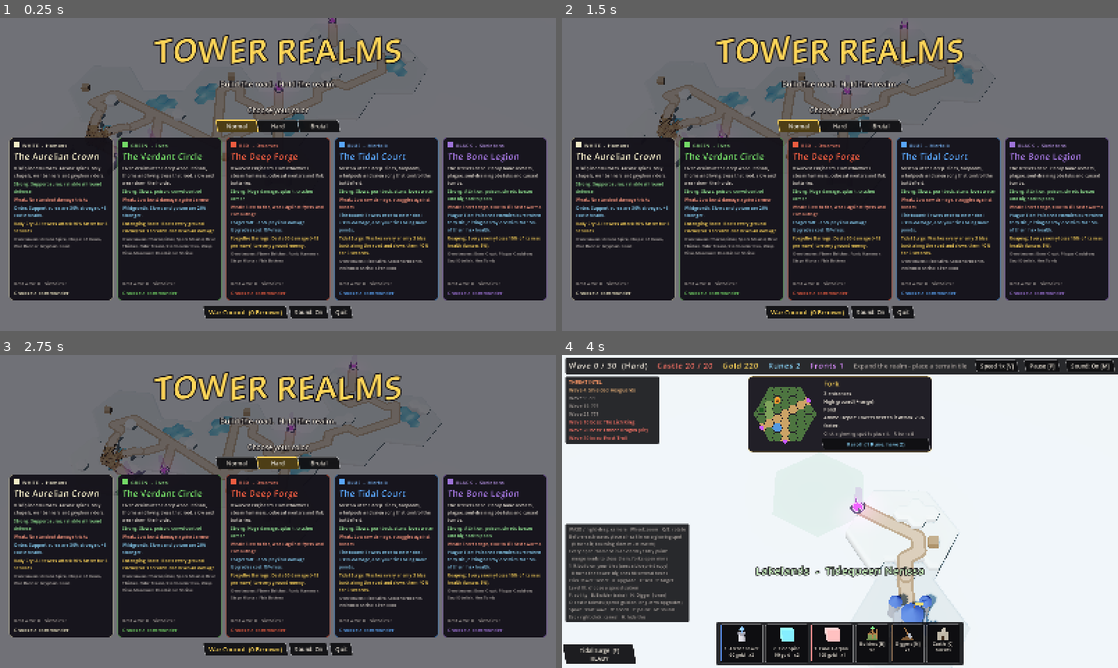
Above: before the commit, frames 1-4 (two rows, left to right).
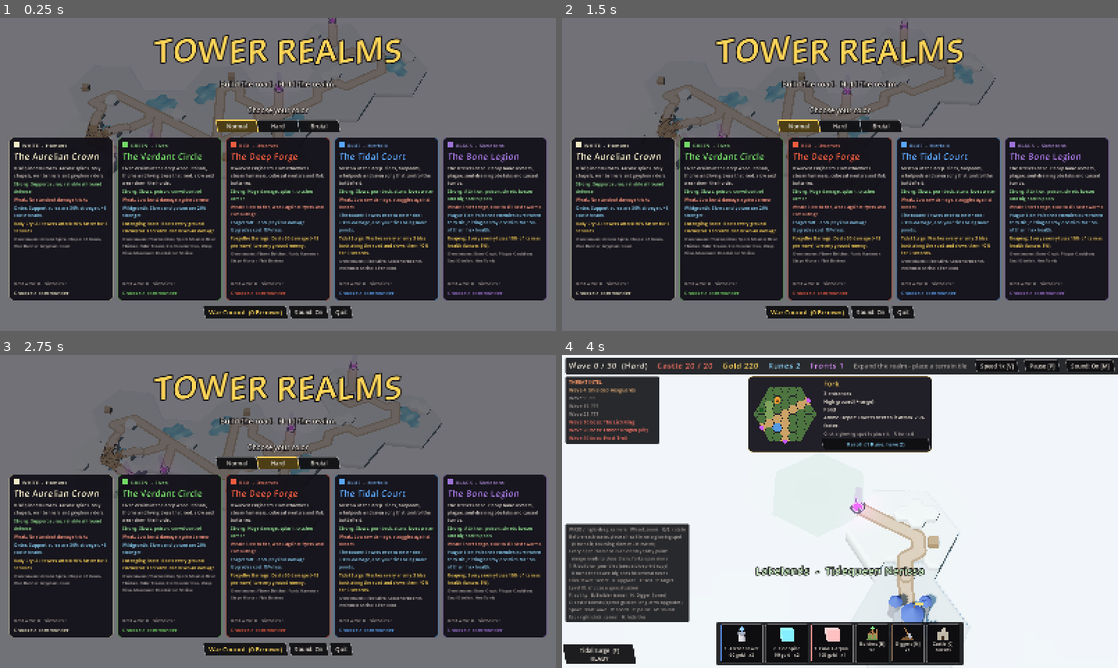
Above: after the commit, the same moments.

Repository: munkeemann/Tower_Defense
Game: Godot game, scene res://scenes/main.tscn
The game is run twice, just before and just after one commit, with the same random seed, the same clock (stepped at 60 frames per second) and the same inputs.
Inputs (mouse positions are in pixels of both pictures, inside the frame that each line leads up to):
- Up to frame 1 (0.25 s): no input
- Up to frame 2 (1.5 s): click "Normal" at 0.5 s; click "Normal" at 1.25 s
- Up to frame 3 (2.75 s): click "Hard" at 2 s
- Up to frame 4 (4 s): tap Enter at 2.75 s; move the mouse to (962, 495) at 2.77 s; hold D 2.78-3.5 s; hold Q 2.78-3.5 s; click (962, 495) at 2.92 s; tap Space at 3.02, 3.32 s; click (840, 524) at 3.5 s

The runs differ from the first frame. In frame 1, less than 0.1% of the frame differs, in the area x 20-77%, y 17-50%; in frame 2, less than 0.1%; in frame 3, less than 0.1%; in frame 4, less than 0.1%, in the area x 51-73%, y 58-100%.

Commit message:
5. Plain grass around a raised board
- The striped backdrop and its spotlight decal are gone (Board.spotlight = false).
- The land outside your tiles is plain grass: a muted green at about half the map's
  saturation, shaded by three octaves of value noise plus a few sun-dried patches, no
  texture tiling. No groves or rocks out there (their RNG rolls still run, so seeds grow
  the same maps); the far tree line stays but no longer casts shadows.
- The grass drops from y -0.9 to -1.6, and walls below tile level are drawn as the
  board's edge: a pale stone lip over earth strata that darken toward the grass.
- Light horizon haze instead of the spotlight fade.
- Perf at 1280x800 (this PC, vsync off): 219 fps before, 226 after.

Co-Authored-By: Claude Opus 5.5 <noreply@anthropic.com>

Diff:
--- a/scripts/board.gd
+++ b/scripts/board.gd
@@ -23,7 +23,7 @@
 ## Outside your tiles the world is a flat, slightly lower backdrop meadow, so every placed tile stands
 ## out as a raised block with rounded edges.
 const BACKDROP := -2
-const BACKDROP_Y := -0.9
+const BACKDROP_Y := -1.6        # the grass around the board sits well below it, so your tiles read as a raised board
 const BACKDROP_TINT := Color(0.7, 0.76, 0.66)
 const FRONTIER_WALLS := false
 const NONE := Vector2i(99999, 99999)
@@ -214,16 +214,11 @@
 			if wild_h.has(g):
 				continue
 			wild_h[g] = BACKDROP
+			# the backdrop is plain grass; the old grove rolls still run so a seed grows the same map
 			var p := Hex.to_world(g)
-			var ty := T.GRASS
-			# a few small groves, not a ring of forest: the backdrop should stay quiet
-			if tn.get_noise_2d(p.x, p.z) > 0.5 and rng.randf() < 0.22:
-				ty = T.TREE
-			elif rng.randf() < 0.002:
-				ty = T.TREE
-			elif rng.randf() < 0.004:
-				ty = T.ROCK
-			wild_t[g] = ty
+			if not (tn.get_noise_2d(p.x, p.z) > 0.5 and rng.randf() < 0.22) and not rng.randf() < 0.002:
+				rng.randf()
+			wild_t[g] = T.GRASS
 
 
 ## Precompute, for every cell of the tile template, which tile slot owns each neighboring wedge
@@ -798,8 +793,8 @@
 	for prop in PROP_EXTRA:
 		if _prop_exists(prop):
 			sets.append(prop)
-	# Two batches per prop: one for your tiles (casts shadows) and one for the wild land, which sits
-	# under the fog and would otherwise double the shadow work (it only casts shadows on the menu map).
+	# Two batches per prop: one for your tiles (casts shadows) and one for the wild land beyond them (the far tree
+	# line), which never does: those trees are the bulk of the scene's triangles and would double the shadow work.
 	for prop in sets:
 		for wild in [false, true]:
 			var n := int(counts.get(prop, 0)) if wild else PROP_SPARE
@@ -811,7 +806,7 @@
 			mm.instance_count = n
 			var mmi := MultiMeshInstance3D.new()
 			mmi.multimesh = mm
-			if wild and fog_enabled:
+			if wild:
 				mmi.cast_shadow = GeometryInstance3D.SHADOW_CASTING_SETTING_OFF
 			add_child(mmi)
 			for i in mm.instance_count:
@@ -1537,7 +1532,7 @@
 const SPOT_DARK := 0.6          # how dark the far backdrop gets
 const SPOT_COL := Color(0.05, 0.06, 0.09)
 var fog_enabled := true
-var spotlight := true            # when fog of war is off, the decal pools light on your tiles instead
+var spotlight := false           # when fog of war is off, the decal can pool light on your tiles instead (off: plain grass)
 var _skirt_mat: ShaderMaterial
 var revealed := PackedByteArray()
 var _fog: Decal
--- a/scripts/game.gd
+++ b/scripts/game.gd
@@ -498,8 +498,8 @@
 	env.adjustment_saturation = 1.0
 	env.adjustment_contrast = 1.04
 	env.fog_enabled = true
-	env.fog_light_color = Color(0.3, 0.33, 0.4)
-	env.fog_density = 0.0005          # the board's spotlight does the fading now
+	env.fog_light_color = Color(0.6, 0.66, 0.7)
+	env.fog_density = 0.0007          # a light haze toward the horizon
 	env.fog_sky_affect = 0.0
 	var we := WorldEnvironment.new()
 	we.environment = env
--- a/shaders/terrain.gdshader
+++ b/shaders/terrain.gdshader
@@ -21,7 +21,11 @@
 uniform vec3 grass_base : source_color = vec3(0.43, 0.63, 0.27);
 uniform vec3 rock_base : source_color = vec3(0.58, 0.53, 0.47);
 uniform float detail = 0.35;
-uniform vec3 backdrop_col : source_color = vec3(0.45, 0.55, 0.36);
+uniform vec3 backdrop_col : source_color = vec3(0.41, 0.52, 0.33);   // plain grass, about half the map's saturation
+// the board's outer walls (below tile level, down to the grass): a pale stone lip over banded earth
+uniform vec3 edge_lip : source_color = vec3(0.6, 0.56, 0.48);
+uniform vec3 edge_soil : source_color = vec3(0.4, 0.3, 0.21);
+uniform float edge_depth = 1.6;
 uniform bool all_backdrop = false;   // the ground beyond the map edge
 // spotlight: light pools on your tiles; the backdrop beyond fades into dark diagonal stripes
 uniform bool spot_on = false;
@@ -87,13 +91,23 @@
 	if (stylized) {
 		float band = sin(w_pos.y * 6.5 + vnoise(w_pos.xz * 0.35) * 4.0);
 		side = mix(rock_base, side, 0.35) * (0.92 + 0.08 * band);
+		if (w_pos.y < 0.02) {
+			// the raised board's edge: stone lip, then earth strata darkening toward the grass
+			float d = clamp(-w_pos.y / edge_depth, 0.0, 1.0);
+			float strata = 0.9 + 0.1 * sin(w_pos.y * 13.0 + vnoise(w_pos.xz * 0.5) * 3.0);
+			vec3 earth = edge_soil * strata * mix(1.05, 0.7, d);
+			side = mix(edge_lip, earth, smoothstep(0.1, 0.2, -w_pos.y));
+		}
 	}
 	float steep = 1.0 - smoothstep(0.55, 0.8, abs(w_nrm.y));
 	vec3 col = mix(top, side, steep);
 	if (stylized && (v_col.a < 0.5 || all_backdrop)) {
-		// the backdrop outside your tiles: flat, calm and a little darker, so tiles stand out
-		float n = vnoise(w_pos.xz * 0.05) * 0.6 + vnoise(w_pos.xz * 0.19) * 0.4;
-		col = backdrop_col * grass_tint * mix(0.9, 1.06, n);
+		// the grass outside your tiles: plain, muted and a little darker, shaded by three octaves of value noise
+		// (no texture, so nothing repeats)
+		float broad = vnoise(w_pos.xz * 0.012);
+		float n = broad * 0.5 + vnoise(w_pos.xz * 0.045) * 0.3 + vnoise(w_pos.xz * 0.19) * 0.2;
+		col = backdrop_col * grass_tint * mix(0.88, 1.07, n);
+		col = mix(col, col * vec3(1.06, 1.03, 0.88), smoothstep(0.45, 0.8, broad) * 0.6);   // sun-dried patches
 		if (spot_on) {
 			vec2 suv = (w_pos.xz + vec2(spot_ext)) / (2.0 * spot_ext);
 			float m = 1.0;
@@ -102,8 +116,6 @@
 			} else {
 				col = mix(col, spot_col, spot_dark);   // past the decal: keep the dark going
 			}
-			float stripe = step(0.5, fract((w_pos.x - w_pos.z) * 0.26));
-			col *= 1.0 - 0.15 * stripe * smoothstep(0.3, 0.85, m);
 		}
 	}
 	ALBEDO = col * v_col.rgb;
